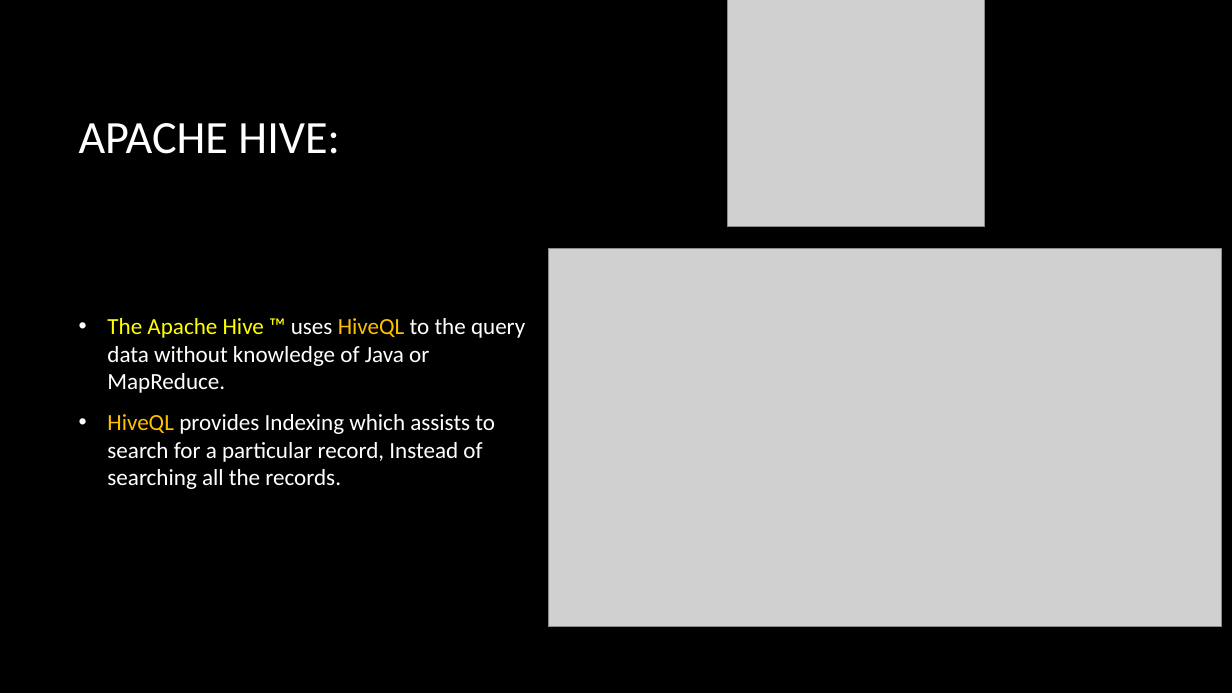
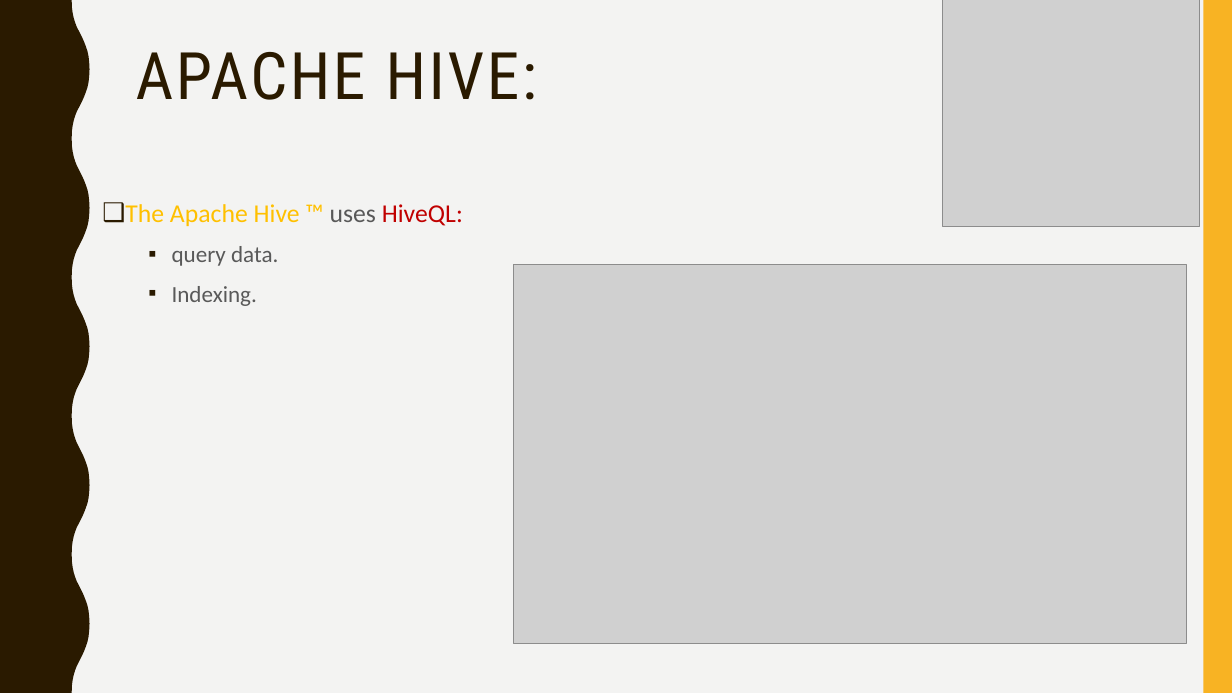
Before and after one commit to fnaticTrucMinh/UIT_AEP_BigDataRESEARCH, a slide deck: slide 17 of Presentation/Ecosystem of Hadoop.pptx (slide 15 before the commit). Drawn at 1232x693 pixels with LibreOffice and Linux fonts; fonts in the diff are those of the drawing; grey boxes stand for pictures; background and template pictures are left out. Boxes give left, top, right and bottom in pixels: in the first picture for what was removed or moved away, otherwise in the second. Text is boxed around its words. In the diff, an @@ line names an element or a change of style, - is before the commit and + after.

```diff
--- a/Presentation/Ecosystem of Hadoop.pptx
+++ b/Presentation/Ecosystem of Hadoop.pptx
@@ background picture (left out) to #F3F3F2 @@
@@ freeform shape added at (0,0,90,693), fill #2A1A00 @@
@@ picture: place and size @@
-picture at (728,0,985,226)
+picture at (943,0,1200,226)
@@ rectangle added at (1203,0,1232,693), fill #F8B323 @@
@@ title "APACHE HIVE:": place and size @@
-title "APACHE HIVE:" at (79,123,339,154)
+title "APACHE HIVE:" at (136,52,537,100)
@@ title "APACHE HIVE:" at (136,52,537,100): size 36 to 51 pt, font Calibri to Roboto Condensed, text colour #FFFFFF to #2A1A00, letter spacing 0 to 2 pt; line spacing 1 to 0.9; vertical alignment middle to top @@
@@ text "The Apache Hive ™ uses ..." at (125,204,463,306): vertical alignment middle to top @@
@@ text at (125,204,463,306): text changed; size 18 to 20 pt; text colour #FFFFFF to #595959 @@
-• The Apache Hive ™ uses HiveQL to the query data without knowledge of Java or MapReduce.
-• HiveQL provides Indexing which assists to search for a particular record, Instead of searching all the records.
+❑ The Apache Hive ™ uses HiveQL:
+  ▪ query data.
+  ▪ Indexing.
@@ picture: place and size @@
-picture at (548,249,1221,628)
+picture at (514,265,1187,644)
```
Also in this commit, not shown: 12 other slides changed, 18 slides added, 3 slides removed.
